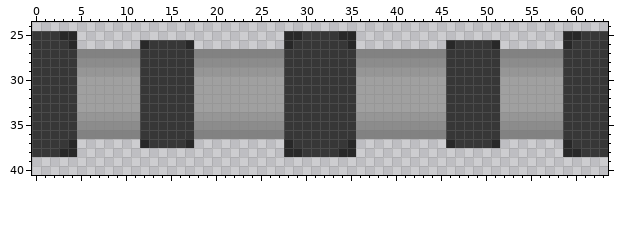
Pixel-art file, stored at First Projekt/Assets/Spiele Grafiken/Door.aseprite. This is how it looked before the edit.
64x64 pixels, 1 frame. Colours within 5 levels of each other are drawn and written as one. Shown: x 0..63, y 24..40.
After the commit:
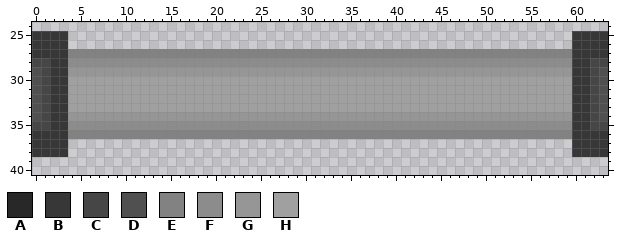
Palette (. is transparent): A #282828  B #373737  C #464646  D #505050  E #828282  F #8c8c8c  G #969696  H #a0a0a0
Difference:
Changed rows in their new state; - is an unchanged pixel.
first column x 0:
25 ---B.-----------------------........-----------------------.B---
26 ----.-------......----------........----------......-------.----
27 ----E-------EEEEEE----------EEEEEEEE----------EEEEEE-------E----
28 CC--F-------FFFFFF----------FFFFFFFF----------FFFFFF-------F--CC
29 DC--G-------GGGGGG----------GGGGGGGG----------GGGGGG-------G--CD
30 DC--H-------HHHHHH----------HHHHHHHH----------HHHHHH-------H--CD
31 DC--H-------HHHHHH----------HHHHHHHH----------HHHHHH-------H--CD
32 DC--H-------HHHHHH----------HHHHHHHH----------HHHHHH-------H--CD
33 DC--H-------HHHHHH----------HHHHHHHH----------HHHHHH-------H--CD
34 DC--G-------GGGGGG----------GGGGGGGG----------GGGGGG-------G--CD
35 CC--F-------FFFFFF----------FFFFFFFF----------FFFFFF-------F--CC
36 ----E-------EEEEEE----------EEEEEEEE----------EEEEEE-------E----
37 ----.-------......----------........----------......-------.----
38 ---B.-----------------------........-----------------------.B---
